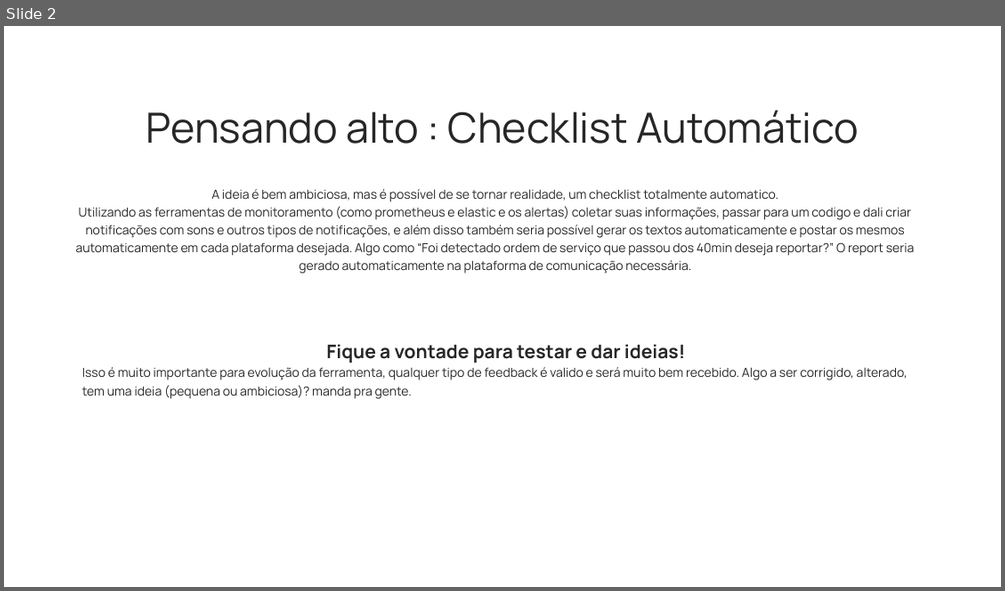
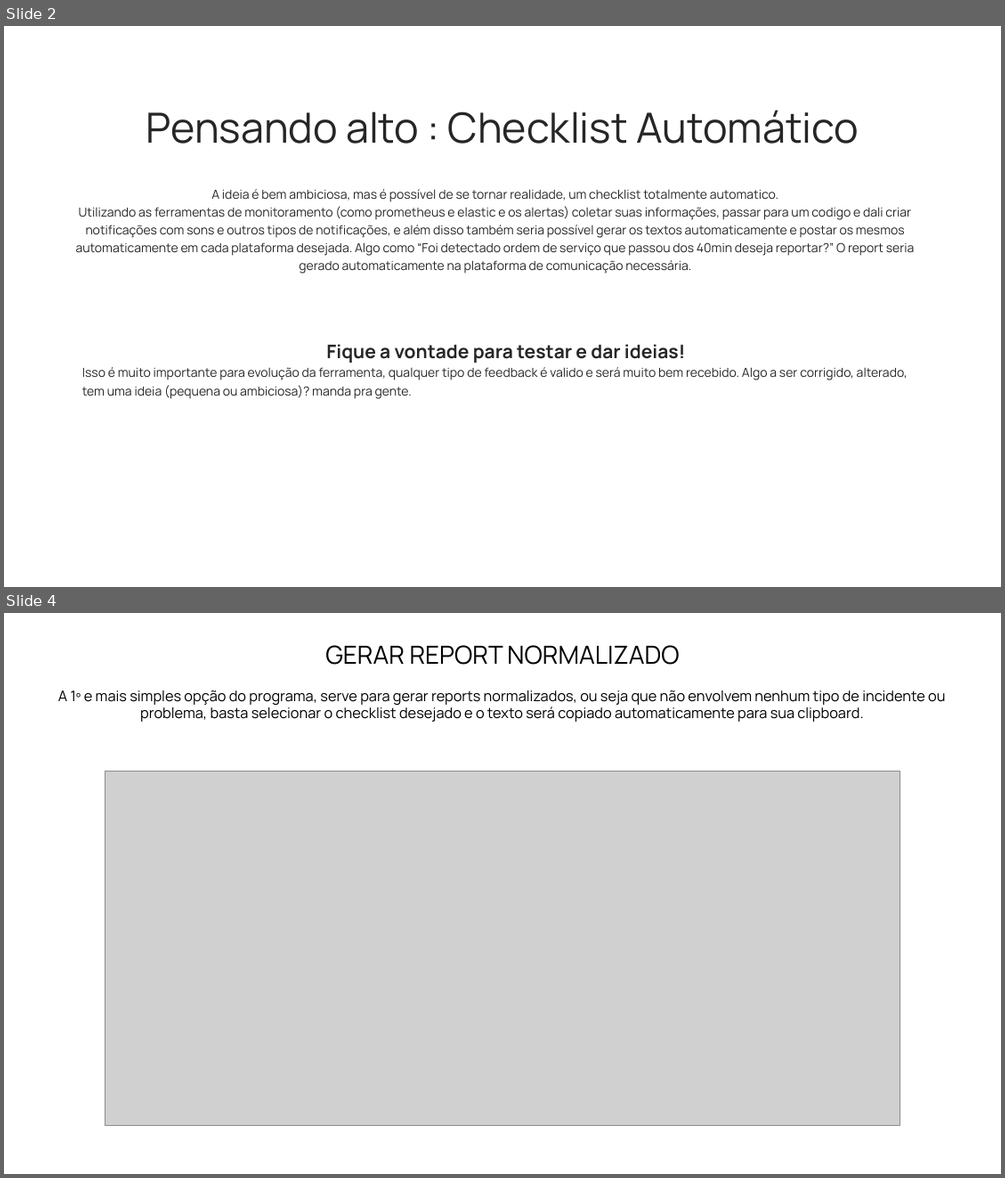
Before and after one commit to zMatheus222/Legacy-AZReports, a slide deck: azreports.pptx. Shown one above the other, each under a label of ours: slide 2 before the commit, slides 2 and 4 after it; the slides between them are not shown. The pictures are 1005x591 and 1005x1178 pixels, drawn with LibreOffice and Linux fonts; fonts in the diff are those of the drawing; grey boxes stand for pictures. Boxes give left, top, right and bottom in pixels: in the first picture for what was removed or moved away, otherwise in the second. Text is boxed around its words. In the diff, an @@ line names an element or a change of style, - is before the commit and + after.

```diff
--- a/azreports.pptx
+++ b/azreports.pptx
@@ slide 4 added at box(4, 613, 1001, 1174), background #FFFFFF @@
@@ text added at box(325, 645, 679, 665), 24 pt, text #000000 @@
+GERAR REPORT NORMALIZADO
@@ text added at box(58, 690, 945, 722), 14 pt, text #000000 @@
+A 1º e mais simples opção do programa, serve para gerar reports normalizados, ou seja que não envolvem nenhum tipo de incidente ou problema, basta selecionar o checklist desejado e o texto será copiado automaticamente para sua clipboard.
@@ picture added at box(105, 771, 900, 1126) @@
```
Also in this commit, not shown: 2 other slides changed, 5 other slides added, 8 other files.
